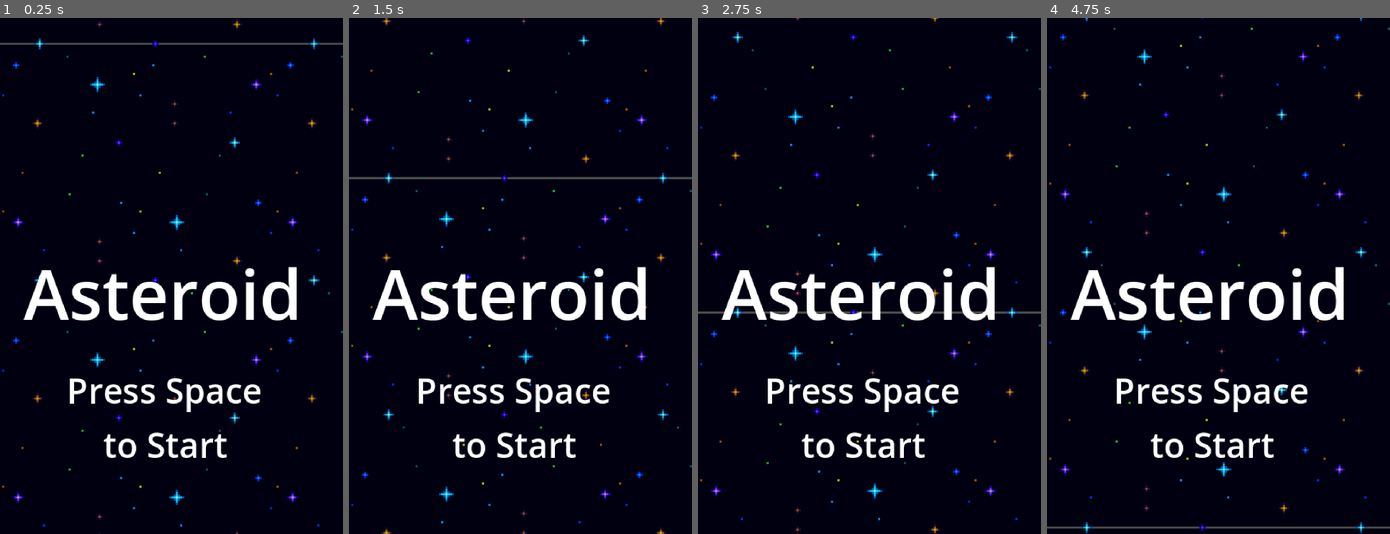
Above: before the commit, frames 1-4 (left to right).
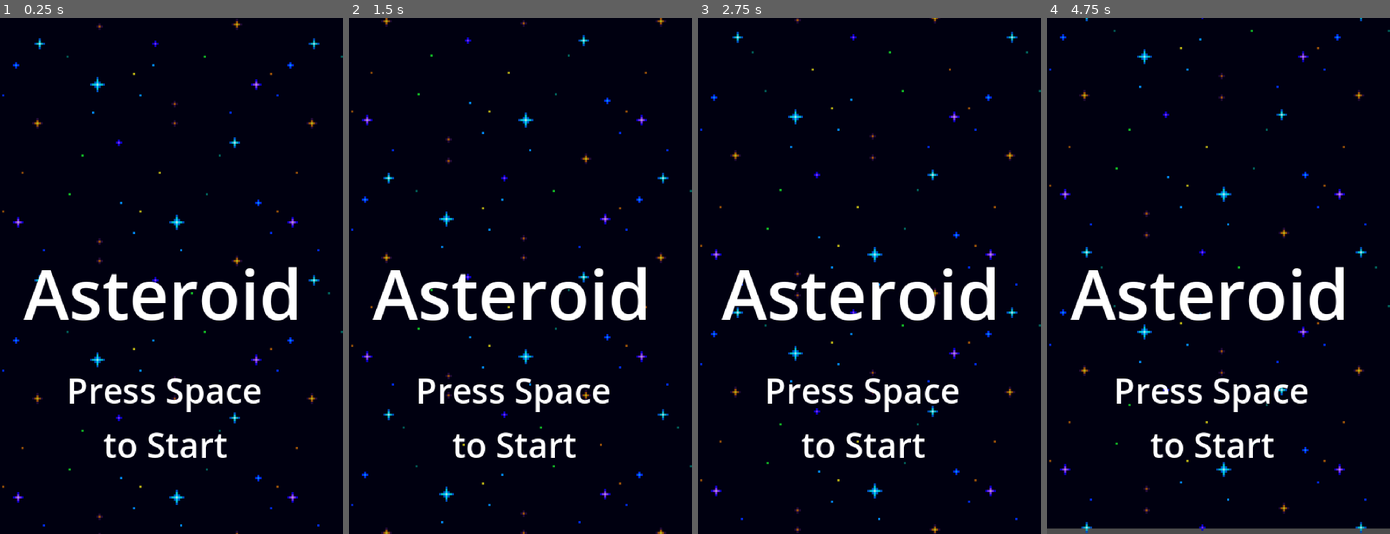
Above: after the commit, the same moments.

Repository: betaverse-games/asteroid
Game: Godot game, scene res://title_screen.tscn
Two runs of this game, one before a commit and one after it. Both use one fixed random seed, a clock stepped at 60 frames per second and the inputs below. The project has no main scene, so this scene is started directly.
Inputs:
- Up to frame 1 (0.25 s): no input
- Up to frame 2 (1.5 s): tap Space at 0.5, 1.25 s; hold Right (right) 0.53-1.28 s; hold Left (left) from 1.28 s (still down)
- Up to frame 3 (2.75 s): tap Space at 2 s; release Left (left) at 2.03 s; hold Right (right) from 2.03 s (still down)
- Up to frame 4 (4.75 s): tap Space at 2.75, 3.5, 4.25 s; release Right (right) at 3.53 s; hold Left (left) from 3.53 s (still down)

The runs differ from the first frame. In frame 1, 0.5% of the frame differs, in the area x 0-100%, y 0-6%; in frame 2, 0.6%; in frame 3, 0.5%; in frame 4, 1.7%, in the area x 0-100%, y 1-100%.

Commit message:
Update world and background scene

Diff:
--- a/background.tscn
+++ b/background.tscn
@@ -8,7 +8,7 @@
 
 [node name="Space" type="Parallax2D" parent="."]
 scroll_scale = Vector2(0, 0.1)
-repeat_size = Vector2(0, 238)
+repeat_size = Vector2(0, 237)
 autoscroll = Vector2(0, 50)
 repeat_times = 2
 ignore_camera_scroll = true
--- a/world.tscn
+++ b/world.tscn
@@ -1,7 +1,7 @@
 [gd_scene load_steps=3 format=3 uid="uid://ce0c8i5vrsb2n"]
 
 [ext_resource type="PackedScene" uid="uid://c8slei4mmi0s7" path="res://background.tscn" id="1_fj7yv"]
-[ext_resource type="PackedScene" uid="uid://ci5xxrs3k1wbk" path="res://player/player.tscn" id="4_aqk2v"]
+[ext_resource type="PackedScene" uid="uid://ci5xxrs3k1wbk" path="res://player/brown_big1.tscn" id="4_aqk2v"]
 
 [node name="World" type="Node2D"]
 metadata/_edit_vertical_guides_ = [-214.0]
